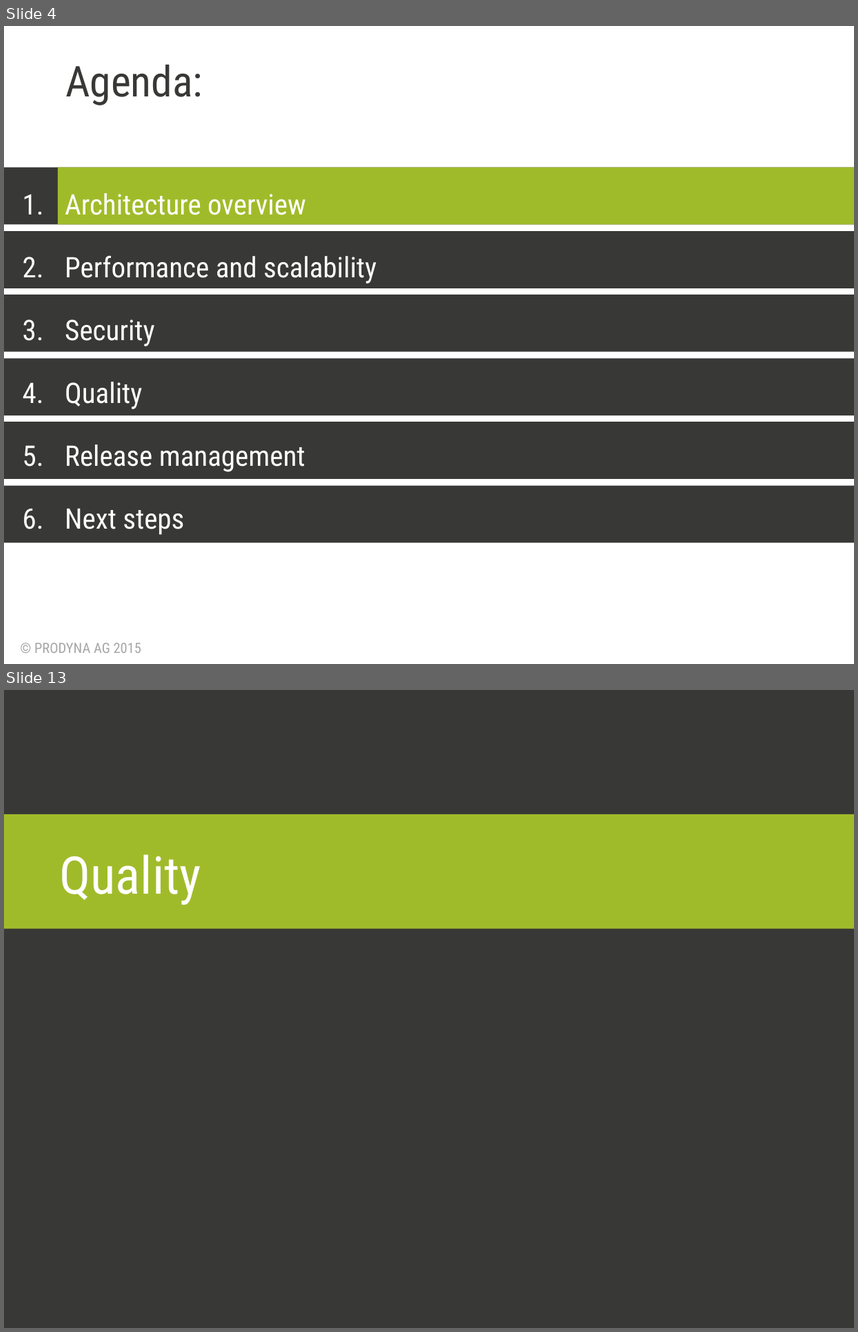
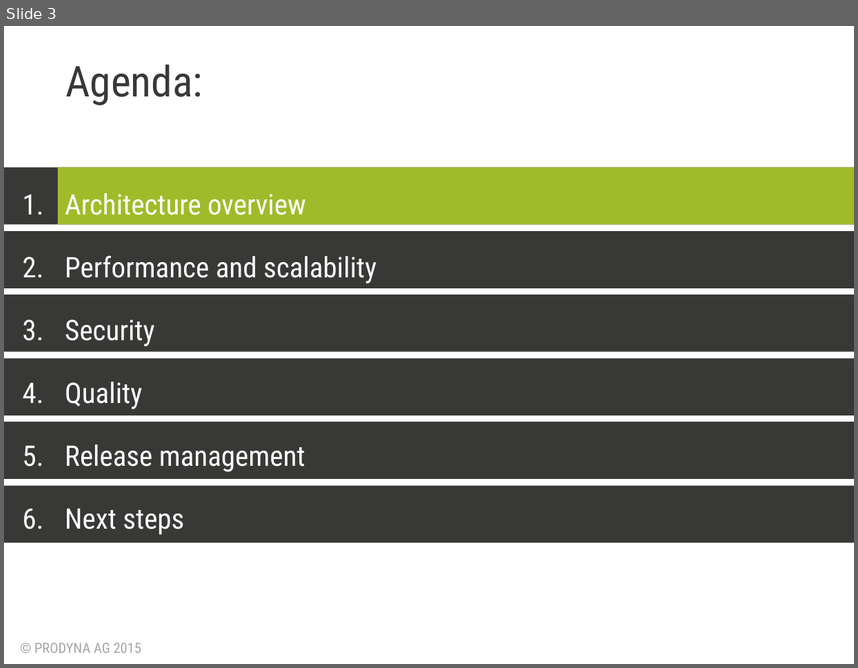
Before and after one commit to BGligorijevic/pac-slides, a slide deck: PAC-presentation.pptx. Shown one above the other, each under a label of ours: slides 4 and 13 before the commit, slide 3 after it; the slides between them are not shown. The pictures are 858x1332 and 858x668 pixels, drawn with LibreOffice and Linux fonts; fonts in the diff are those of the drawing; background and template pictures are left out. Boxes give left, top, right and bottom in pixels: in the first picture for what was removed or moved away, otherwise in the second. Text is boxed around its words. In the diff, an @@ line names an element or a change of style, - is before the commit and + after.

```diff
--- a/PAC-presentation.pptx
+++ b/PAC-presentation.pptx
@@ slide 13 removed at [4,690,854,1328], background #FFFFFF @@
@@ rectangle removed at [4,690,854,1328] @@
@@ rectangle removed at [4,814,854,929] @@
@@ title removed at [59,854,201,905] @@
-Quality
@@ what was slide 4 is now slide 3 @@
```
Also in this commit, not shown: 2 slides changed, 3 slides added, 11 other slides removed, 1 other file.
